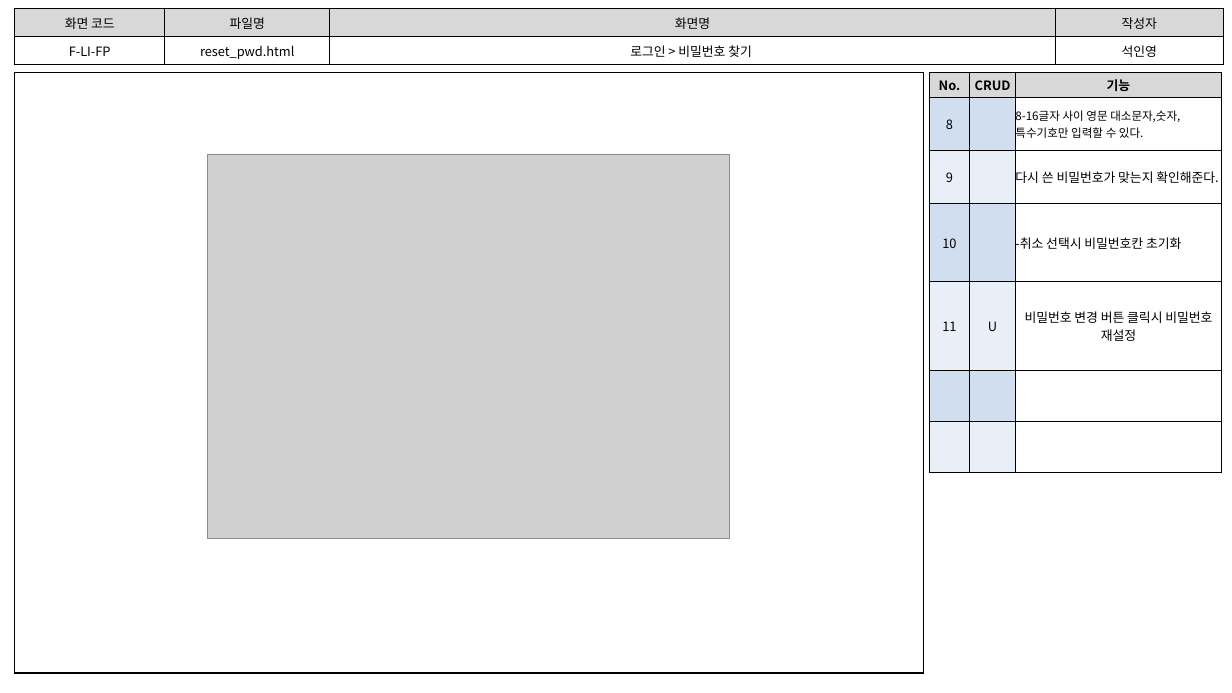
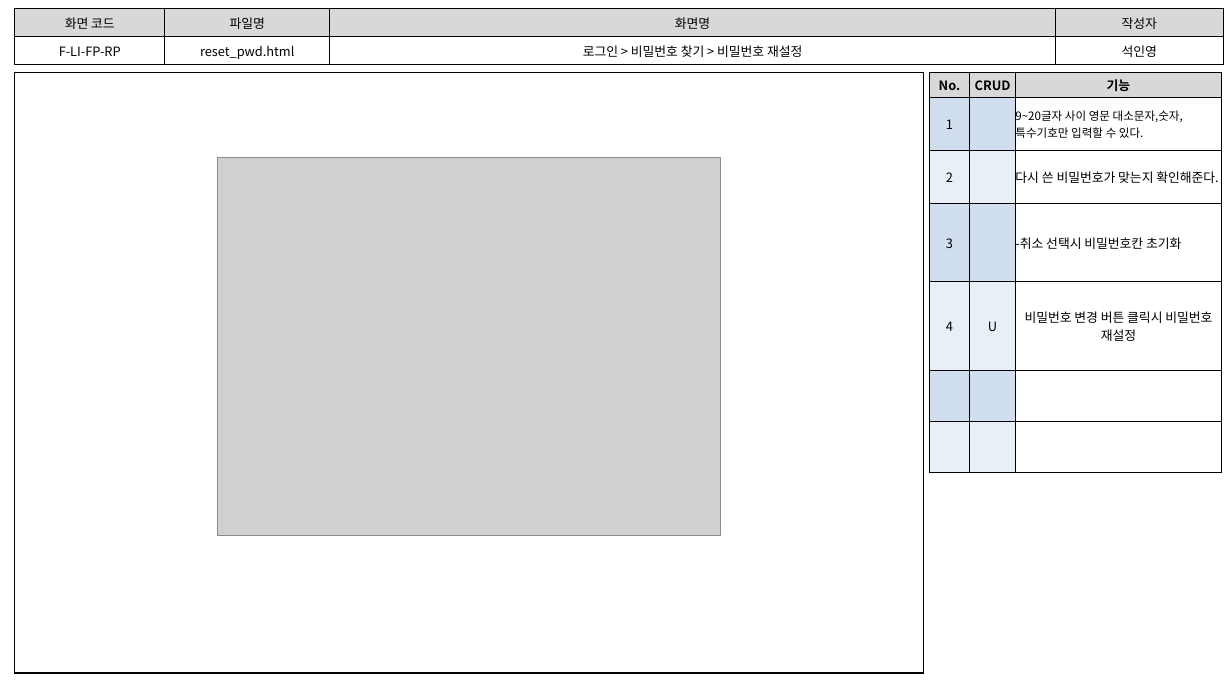
Before and after one commit to index506/cosmo6th_3thGroup, a slide deck: slide 10 of Text/02.화면설계도/3th_Project_화면 설계도(인영).pptx. Drawn at 1232x693 pixels with LibreOffice and Linux fonts; fonts in the diff are those of the drawing; grey boxes stand for pictures. Boxes give left, top, right and bottom in pixels: in the first picture for what was removed or moved away, otherwise in the second. Text is boxed around its words. In the diff, an @@ line names an element or a change of style, - is before the commit and + after.

```diff
--- a/Text/02.화면설계도/3th_Project_화면 설계도(인영).pptx
+++ b/Text/02.화면설계도/3th_Project_화면 설계도(인영).pptx
@@ table at [15,8,1224,311] @@
-row 2, column 1: F-LI-FP
+row 2, column 1: F-LI-FP-RP
-row 2, column 3: 로그인 > 비밀번호 찾기
+row 2, column 3: 로그인 > 비밀번호 찾기 > 비밀번호 재설정
@@ table at [930,73,1223,376] @@
-row 2, column 1: 8
+row 2, column 1: 1
-row 2, column 3: 8-16글자 사이 영문 대소문자,숫자,특수기호만 입력할 수 있다.
+row 2, column 3: 9~20글자 사이 영문 대소문자,숫자,특수기호만 입력할 수 있다.
-row 3, column 1: 9
+row 3, column 1: 2
-row 4, column 1: 10
+row 4, column 1: 3
-row 5, column 1: 11
+row 5, column 1: 4
@@ picture: place and size @@
-picture at [208,154,730,540]
+picture at [217,157,720,535]
```
Also in this commit, not shown: 6 other slides changed, 2 other files.
